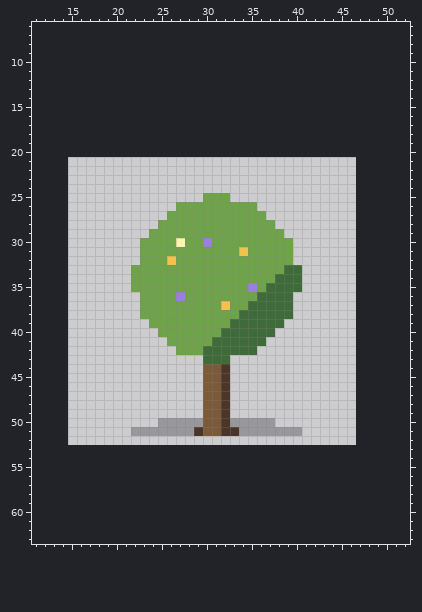
A pixel-art file gets an edit: game/pixel-plants/ku-lian.aseprite. The picture above was drawn from the file before the commit.
32x32 pixels, 1 frame. Shown: x 11..52, y 6..63. The old version is drawn lined up with the new one, on the new canvas.
After the commit:
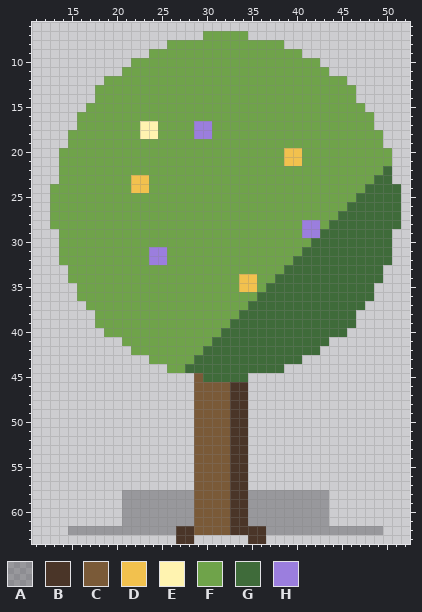
Palette (. is transparent): A #1a1a204c  B #4a3528  C #7a5a38  D #f2c14e  E #fff3b0  F #6fa34a  G #3f6b3a  H #9b7ede
Diff:
canvas 32x32 -> 64x64, the old top-left corner now at 15,21
Changed rows in their new state; - is an unchanged pixel.
first column x 13:
 7 -----------------FFFFF-----------------
 8 -------------FFFFFFFFFFFFF-------------
 9 -----------FFFFFFFFFFFFFFFFF-----------
10 ---------FFFFFFFFFFFFFFFFFFFFF---------
11 --------FFFFFFFFFFFFFFFFFFFFFFF--------
12 ------FFFFFFFFFFFFFFFFFFFFFFFFFFF------
13 -----FFFFFFFFFFFFFFFFFFFFFFFFFFFFF-----
14 -----FFFFFFFFFFFFFFFFFFFFFFFFFFFFF-----
15 ----FFFFFFFFFFFFFFFFFFFFFFFFFFFFFFF----
16 ---FFFFFFFFFFFFFFFFFFFFFFFFFFFFFFFFF---
17 ---FFFFFFFEEFFFFHHFFFFFFFFFFFFFFFFFF---
18 --FFFFFFFFEEFFFFHHFFFFFFFFFFFFFFFFFFF--
19 --FFFFFFFFFFFFFFFFFFFFFFFFFFFFFFFFFFF--
20 -FFFFFFFFFFFFFFFFFFFFFFFFFDDFFFFFFFFFF-
21 -FFFFFFFFFFFFFFFFFFFFFFFFFDDFFFFFFFFFF-
22 -FFFFFFFFFFFFFFFFFFFFFFFFFFFFFFFFFFFFG-
23 -FFFFFFFFDDFFFFFFFFFFFFFFFFFFFFFFFFFGG-
24 FFFFFFFFFDDFFFFFFFFFFFFFFFFFFFFFFFFGGGG
25 FFFFFFFFFFFFFFFFF---FFFFFFFFFFFFFFGGGGG
26 FFFFFFFFFFFFFF---------FFFFFFFFFFGGGGGG
27 FFFFFFFFFFFFF-----------FFFFFFFFGGGGGGG
28 FFFFFFFFFFFF-------------FFFHHFGGGGGGGG
29 -FFFFFFFFFF---------------FFHHGGGGGGGG-
30 -FFFFFFFFF----F--F---------FFGGGGGGGGG-
31 -FFFFFFFFF-HH--------F-----FGGGGGGGGGG-
32 -FFFFFFFFF-HHF-------------GGGGGGGGGGG-
33 --FFFFFFF-------------------GGGGGGGGG--
34 --FFFFFFF------------DD-----GGGGGGGGG--
35 ---FFFFFF------------DD-----GGGGGGGG---
36 ---FFFFFFF----F------------GGGGGGGGG---
37 ----FFFFFF---------F-------GGGGGGGG----
38 -----FFFFF-----------------GGGGGGG-----
39 -----FFFFFF---------------GGGGGGGG-----
40 ------FFFFFF-------------GGGGGGGG------
41 --------FFFFF-----------GGGGGGG--------
42 ---------FFFFF---------GGGGGGG---------
43 -----------FFFFFG---GGGGGGGG-----------
44 -------------FFGGGGGGGGGGG-------------
45 ----------------CGGGGG-----------------
46 ----------------C--CBB-----------------
47 ----------------C--CBB-----------------
48 ----------------C--CBB-----------------
49 ----------------C--CBB-----------------
50 ------------....C--CBB...--------------
51 ---------.......C--C-B......-----------
52 ----------------CCCCBB-----------------
53 ----------------CCCCBB-----------------
54 ----------------CCCCBB-----------------
55 ----------------CCCCBB-----------------
56 ----------------CCCCBB-----------------
57 ----------------CCCCBB-----------------
58 --------AAAAAAAACCCCBBAAAAAAAAA--------
59 --------AAAAAAAACCCCBBAAAAAAAAA--------
60 --------AAAAAAAACCCCBBAAAAAAAAA--------
61 --------AAAAAAAACCCCBBAAAAAAAAA--------
62 --AAAAAAAAAAAABBCCCCBBBBAAAAAAAAAAAAA--
63 --------------BB------BB---------------
Where, in picture pixels (left, top, right, bottom), the same in both pictures:
changed: (50, 31, 401, 544)
